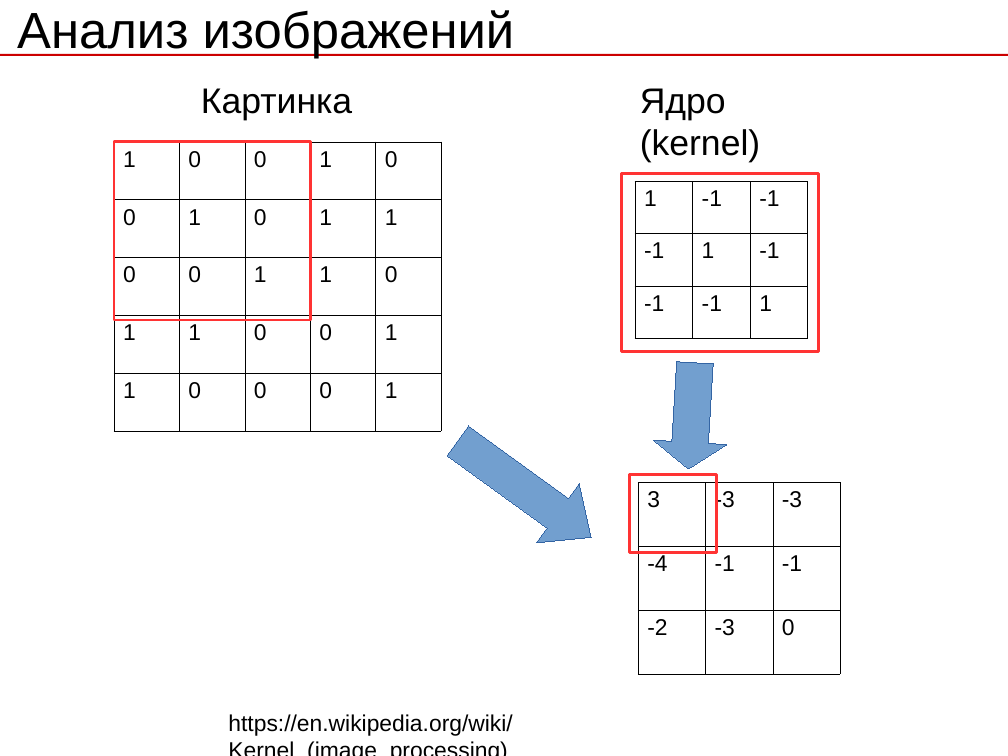
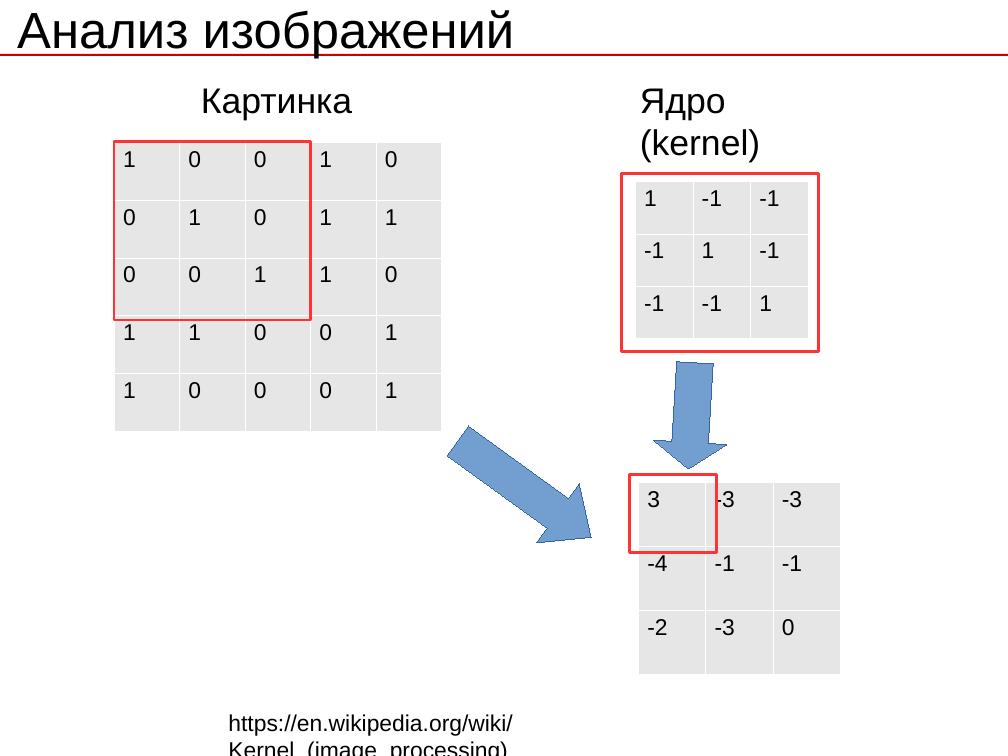
Before and after one commit to rykachevskiy/239, a slide deck: slide 7 of 8.CNN/CNN.odp. Drawn at 1008x756 pixels with LibreOffice and Linux fonts; fonts in the diff are those of the drawing. Boxes give left, top, right and bottom in pixels: in the first picture for what was removed or moved away, otherwise in the second. Text is boxed around its words. In the diff, an @@ line names an element or a change of style, - is before the commit and + after.

```diff
--- a/8.CNN/CNN.odp
+++ b/8.CNN/CNN.odp
@@ table at [114, 142, 443, 431] @@
@@ fill none to #E6E6E6 in 25 cells @@
@@ borders changed @@
@@ table at [636, 181, 809, 338] @@
@@ fill none to #E6E6E6 in 9 cells @@
@@ borders changed @@
@@ table at [638, 482, 842, 673] @@
@@ fill none to #E6E6E6 in 9 cells @@
@@ borders changed @@
```
Also in this commit, not shown: 2 other slides changed, 4 slides added, 1 other file.
